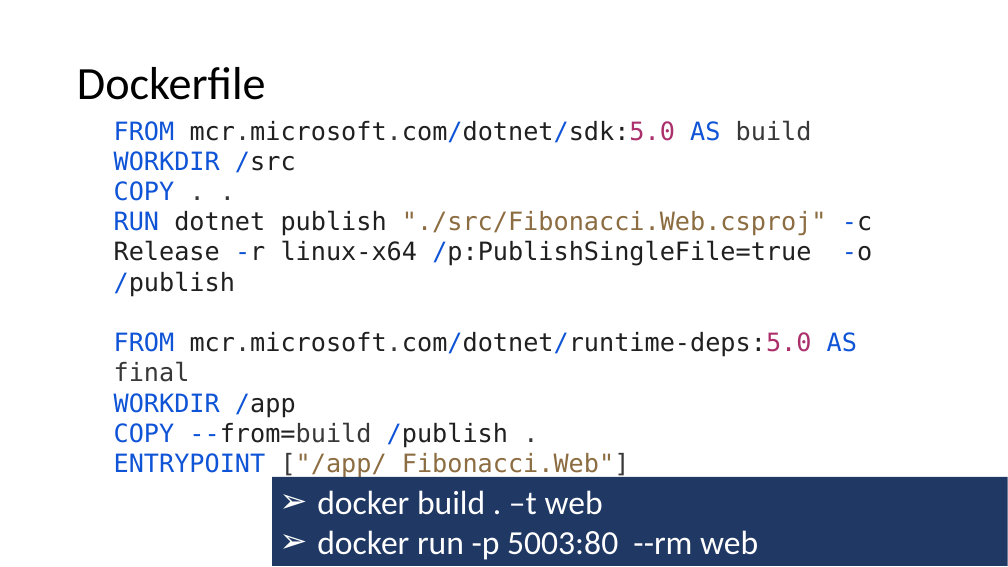
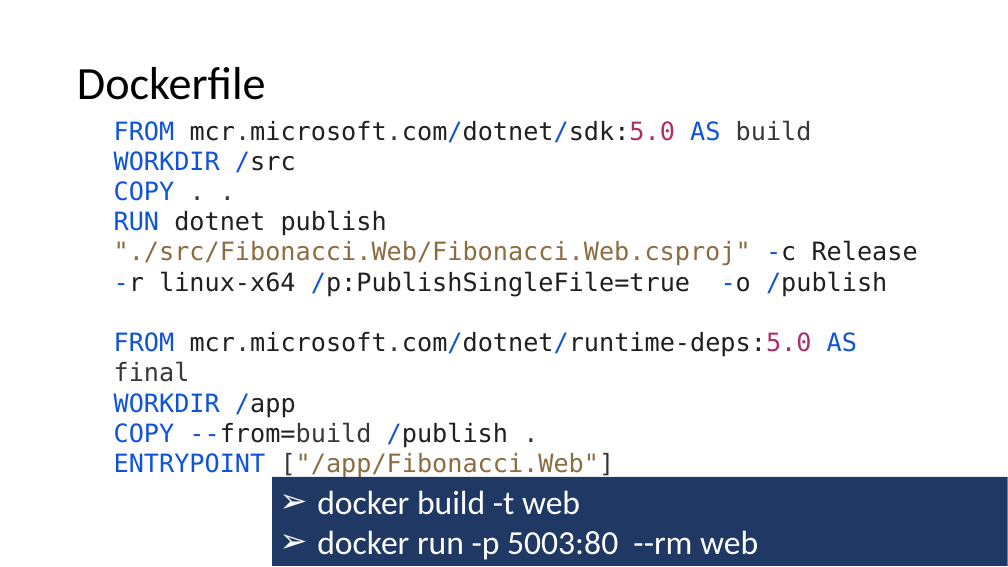
Before and after one commit to guillaume-chervet/course.dotnet, a slide deck: slide 100 of documentations/dotnet.pptx. Drawn at 1008x567 pixels with LibreOffice and Linux fonts; fonts in the diff are those of the drawing. Boxes give left, top, right and bottom in pixels: in the first picture for what was removed or moved away, otherwise in the second. Text is boxed around its words. In the diff, an @@ line names an element or a change of style, - is before the commit and + after.

Commit message:
update

```diff
--- a/documentations/dotnet.pptx
+++ b/documentations/dotnet.pptx
@@ text at (114,120,918,478): text changed @@
-FROM mcr.microsoft.com/dotnet/sdk:5.0 AS build
-WORKDIR /src
-COPY . .
-RUN dotnet publish "./src/Fibonacci.Web.csproj" -c Release -r linux-x64 /p:PublishSingleFile=true -o /publish
-FROM mcr.microsoft.com/dotnet/runtime-deps:5.0 AS final
-WORKDIR /app
-COPY --from=build /publish .
-ENTRYPOINT ["/app/ Fibonacci.Web"]
+FROM mcr.microsoft.com/dotnet/sdk:5.0 AS build
+WORKDIR /src
+COPY . .
+RUN dotnet publish "./src/Fibonacci.Web/Fibonacci.Web.csproj" -c Release -r linux-x64 /p:PublishSingleFile=true -o /publish
+FROM mcr.microsoft.com/dotnet/runtime-deps:5.0 AS final
+WORKDIR /app
+COPY --from=build /publish .
+ENTRYPOINT ["/app/Fibonacci.Web"]
@@ text in rectangle at (317,490,580,515): text changed @@
-➢ docker build . –t web
+➢ docker build -t web
```
Also in this commit, not shown: 17 other slides changed.
